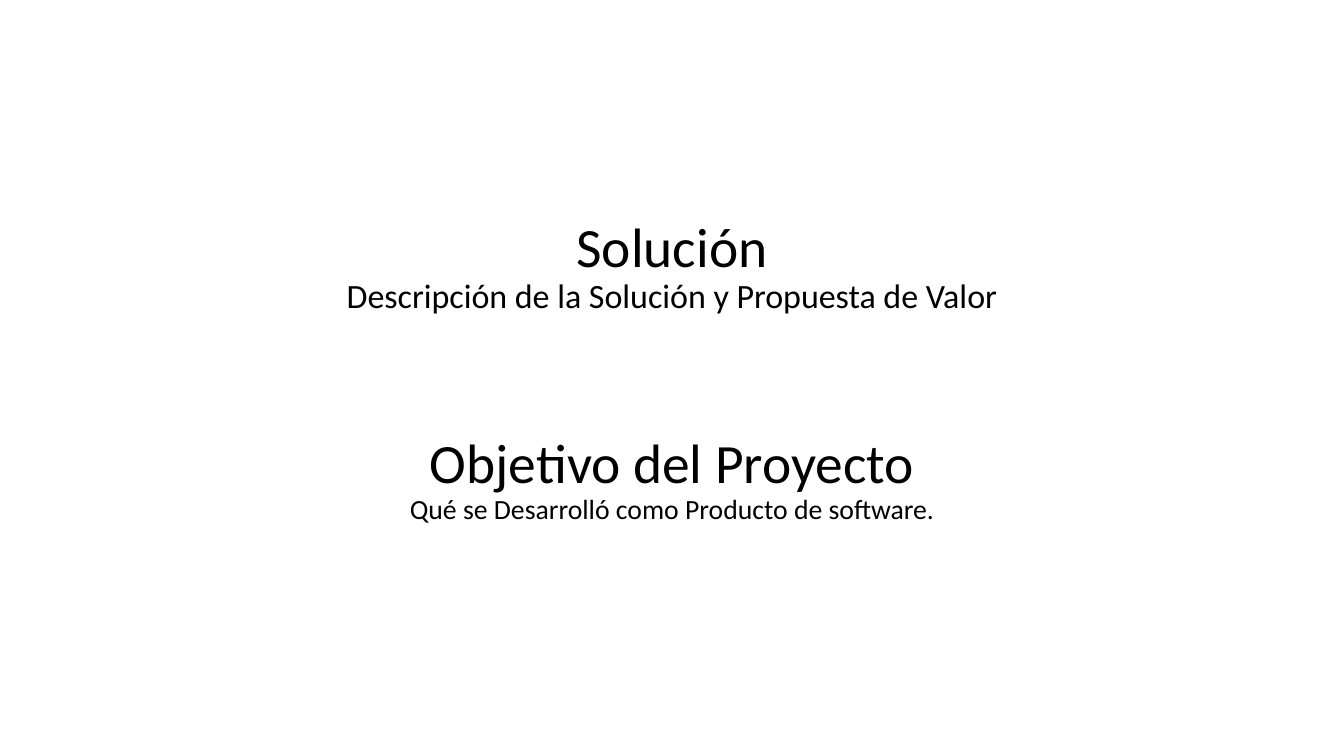
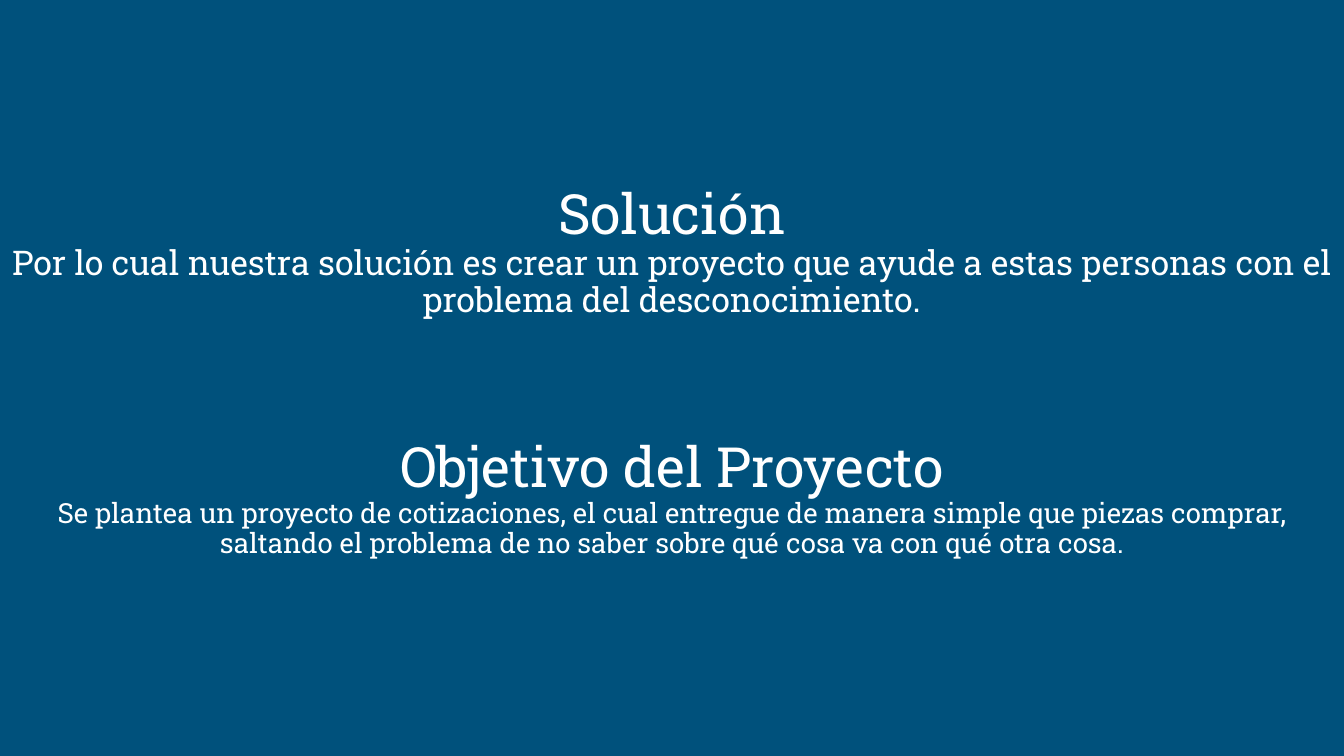
Before and after one commit to RashRiper/Proyecto-WEBNOVA, a slide deck: slide 3 of Fase_1.0/IT1-Estructura Presentación-Portafolio de Título Ing.Informática.pptx. Drawn at 1344x756 pixels with LibreOffice and Linux fonts; fonts in the diff are those of the drawing; background and template pictures are left out. Boxes give left, top, right and bottom in pixels: in the first picture for what was removed or moved away, otherwise in the second. Text is boxed around its words. In the diff, an @@ line names an element or a change of style, - is before the commit and + after.

```diff
--- a/Fase_1.0/IT1-Estructura Presentación-Portafolio de Título Ing.Informática.pptx
+++ b/Fase_1.0/IT1-Estructura Presentación-Portafolio de Título Ing.Informática.pptx
@@ background picture (left out) to #00517C @@
@@ title at bbox=[12, 191, 1331, 559]: text changed; size 24.3 to 19.8 pt; font Calibri to Roboto Slab; text colour #000000 to #FFFFFF @@
-Solución
-Descripción de la Solución y Propuesta de Valor
-Objetivo del Proyecto
-Qué se Desarrolló como Producto de software.
+Solución
+Por lo cual nuestra solución es crear un proyecto que ayude a estas personas con el problema del desconocimiento.
+Objetivo del Proyecto
+Se plantea un proyecto de cotizaciones, el cual entregue de manera simple que piezas comprar, saltando el problema de no saber sobre qué cosa va con qué otra cosa.
```
Also in this commit, not shown: 11 other slides changed, 1 slide added, 1 slide removed, 7 other files.
